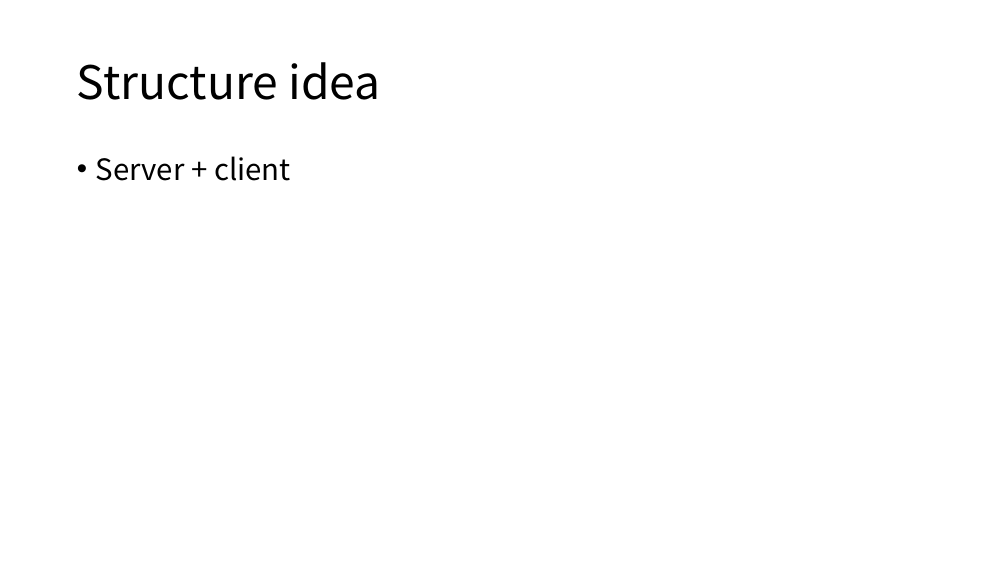
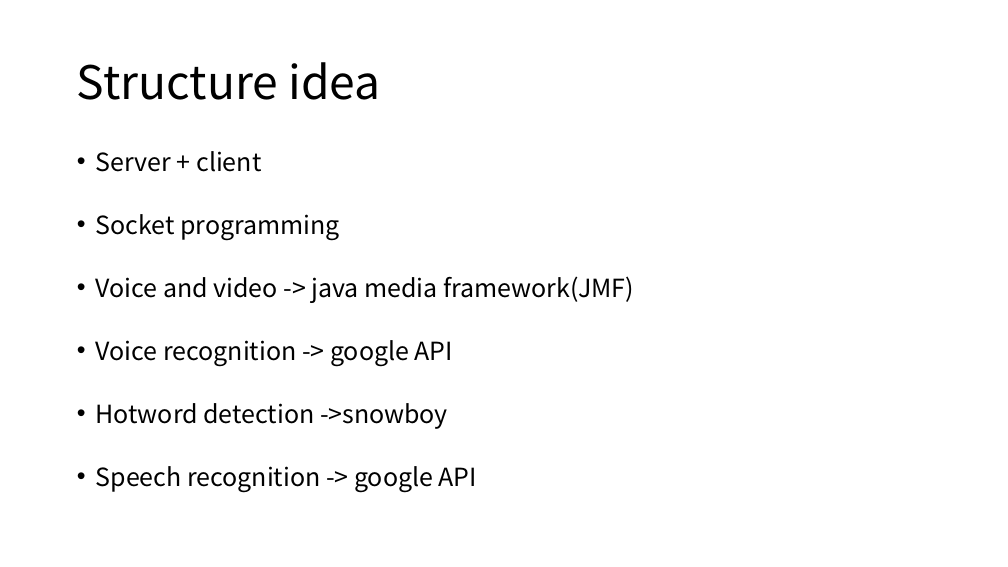
Before and after one commit to kdwonn/CS434-Advanced-Programming, a slide deck: slide 2 of project/design.pptx. Drawn at 1008x567 pixels with LibreOffice and Linux fonts; fonts in the diff are those of the drawing. Boxes give left, top, right and bottom in pixels: in the first picture for what was removed or moved away, otherwise in the second. Text is boxed around its words. In the diff, an @@ line names an element or a change of style, - is before the commit and + after.

Commit message:
project-design doc2

```diff
--- a/project/design.pptx
+++ b/project/design.pptx
@@ text at [96, 151, 261, 172]: size 28 to 23.8 pt in "Server + client"; line spacing 0.9 to 0.7 @@
@@ text at [96, 214, 633, 493]: paragraphs added @@
+• Socket programming
+• Voice and video -> java media framework(JMF)
+• Voice recognition -> google API
+• Hotword detection ->snowboy
+• Speech recognition -> google API
```
Also in this commit, not shown: 3 slides added.
